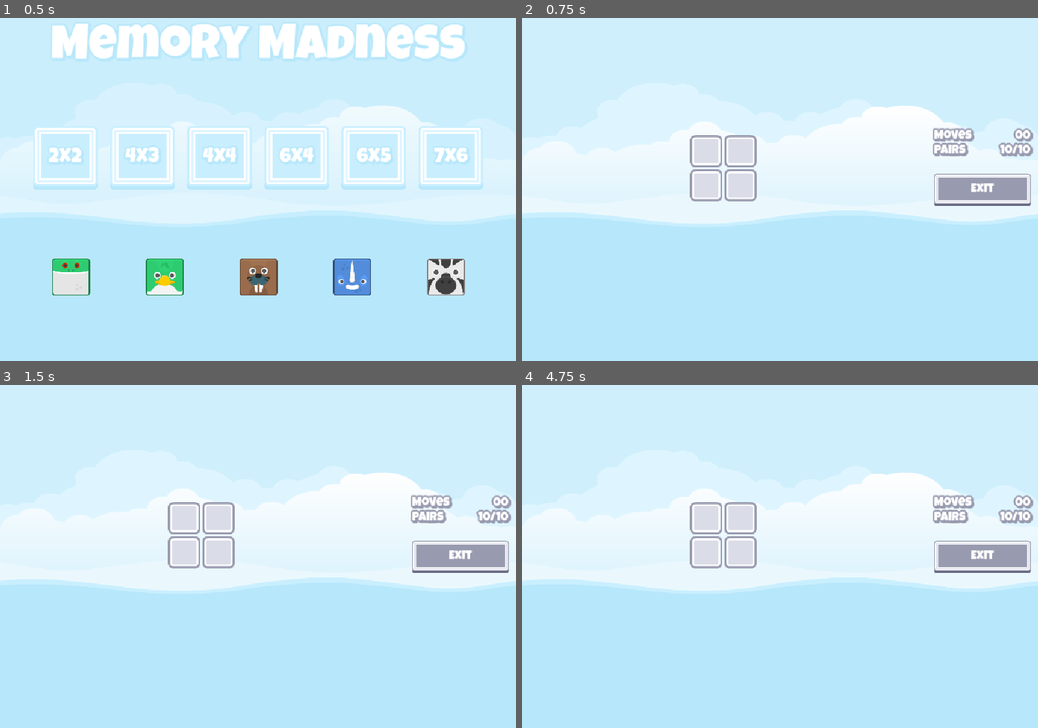
Above: before the commit, frames 1-4 (two rows, left to right).
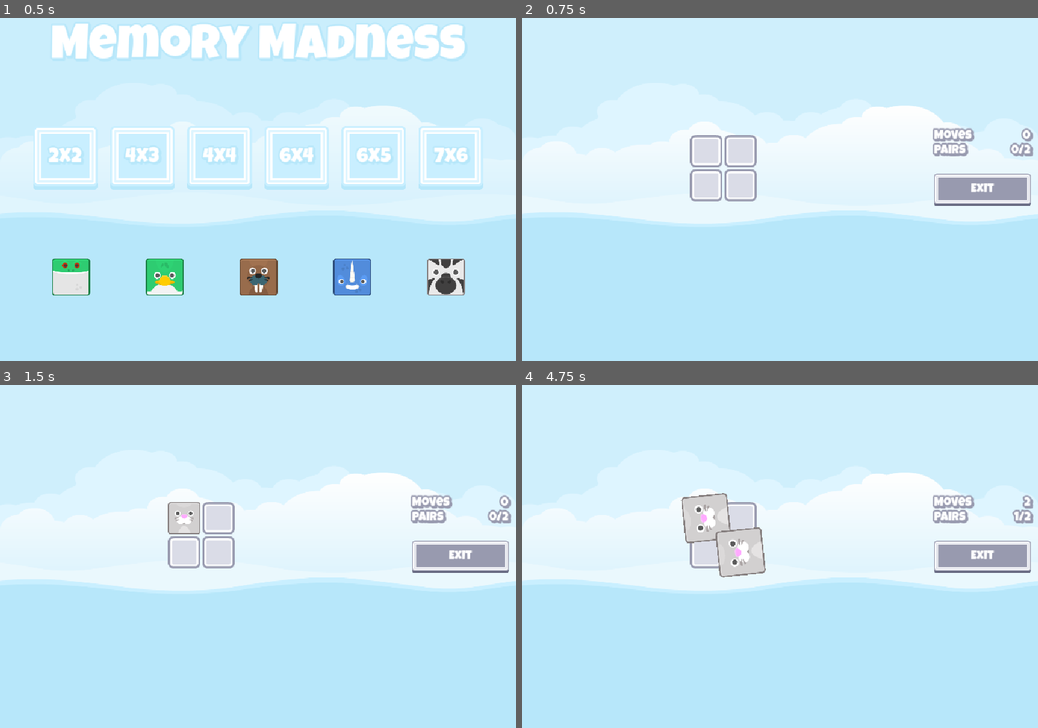
Above: after the commit, the same moments.

Repository: Edwin-Aguirre/Memory-Madness
Game: Godot game, scene res://scenes/master.tscn
Same seed, same stepped clock (60 frames per second), same inputs: the game is played once before the commit and once after it.
Inputs (mouse positions are in pixels of both pictures, inside the frame that each line leads up to):
- Up to frame 1 (0.5 s): no input
- Up to frame 2 (0.75 s): click "2x2" at 0.5 s
- Up to frame 3 (1.5 s): click (185, 518) at 1.25 s
- Up to frame 4 (4.75 s): click (738, 518) at 2.02 s; click (707, 553) at 2.77 s; click (738, 553) at 3.52 s; click (707, 518) at 4.25 s

Frame 1 is identical in both runs. In frame 2, 0.2% of the frame differs, in the area x 92-100%, y 32-41%; in frame 3, 0.6%; in frame 4, 2.3%, in the area x 30-100%, y 31-57%.

Commit message:
Added Tile Matching

Diff:
--- a/classes/level_setting_resource.gd
+++ b/classes/level_setting_resource.gd
@@ -22,4 +22,5 @@
 
 
 func get_target_pairs() -> int:
+	@warning_ignore("integer_division")
 	return (rows * cols) / 2
--- a/globals/signal_hub.gd
+++ b/globals/signal_hub.gd
@@ -3,6 +3,8 @@
 
 signal on_level_selected(level_num: int)
 signal on_game_exit_pressed
+signal on_tile_selected(tile: MemoryTile)
+signal on_game_over(moves_taken: int)
 
 
 func emit_on_level_selected(level_num: int) -> void:
@@ -11,3 +13,11 @@
 
 func emit_on_game_exit_pressed() -> void:
 	on_game_exit_pressed.emit()
+
+
+func emit_on_tile_selected(tile: MemoryTile) -> void:
+	on_tile_selected.emit(tile)
+
+
+func emit_on_game_over(moves_taken: int) -> void:
+	on_game_over.emit(moves_taken)
--- /dev/null
+++ b/resources/game_over_text.tres
@@ -0,0 +1,12 @@
+[gd_resource type="LabelSettings" load_steps=2 format=3 uid="uid://iqvtctjqg2dr"]
+
+[ext_resource type="FontFile" uid="uid://c2qxfgw30bx0k" path="res://assets/fonts/LuckiestGuy-Regular.ttf" id="1_mj0yo"]
+
+[resource]
+font = ExtResource("1_mj0yo")
+font_size = 96
+outline_size = 12
+outline_color = Color(0.596078, 0.603922, 0.686275, 1)
+shadow_size = 10
+shadow_color = Color(0.596078, 0.603922, 0.686275, 1)
+shadow_offset = Vector2(3, 3)
--- a/scenes/game.tscn
+++ b/scenes/game.tscn
@@ -1,10 +1,12 @@
-[gd_scene load_steps=6 format=3 uid="uid://swepxc7wp434"]
+[gd_scene load_steps=8 format=3 uid="uid://swepxc7wp434"]
 
 [ext_resource type="Script" uid="uid://ccepy0cnobb4e" path="res://scripts/game.gd" id="1_p57ef"]
 [ext_resource type="LabelSettings" uid="uid://bmqjdjpt030nq" path="res://resources/game_ui_text.tres" id="2_lnu2h"]
 [ext_resource type="Texture2D" uid="uid://bcp37muwpoct1" path="res://assets/ui/button_rectangle_depth_border.png" id="3_iywne"]
 [ext_resource type="Texture2D" uid="uid://b6mbqywwba2nd" path="res://assets/ui/button_rectangle_flat.png" id="4_p57ef"]
 [ext_resource type="Texture2D" uid="uid://dn321yu7sdwra" path="res://assets/ui/button_rectangle_depth_flat.png" id="5_u5sy4"]
+[ext_resource type="PackedScene" uid="uid://dcfkaw3vw0s6u" path="res://scenes/scorer.tscn" id="6_p57ef"]
+[ext_resource type="PackedScene" uid="uid://dlu6niut31w52" path="res://scenes/game_over_ui.tscn" id="7_u5sy4"]
 
 [node name="Game" type="Control"]
 layout_mode = 3
@@ -91,4 +93,12 @@
 horizontal_alignment = 1
 vertical_alignment = 1
 
+[node name="Scorer" parent="." instance=ExtResource("6_p57ef")]
+
+[node name="Sound" type="AudioStreamPlayer" parent="."]
+
+[node name="GameOverUI" parent="." instance=ExtResource("7_u5sy4")]
+visible = false
+layout_mode = 1
+
 [connection signal="pressed" from="HB/MC/VB/ExitButton" to="." method="_on_exit_button_pressed"]
--- /dev/null
+++ b/scenes/game_over_ui.tscn
@@ -0,0 +1,63 @@
+[gd_scene load_steps=5 format=3 uid="uid://dlu6niut31w52"]
+
+[ext_resource type="Texture2D" uid="uid://cm2s500xrmuul" path="res://assets/ui/check_square_color.png" id="1_lk38d"]
+[ext_resource type="Script" uid="uid://b6bc7bspax6sq" path="res://scripts/game_over_ui.gd" id="1_nbgkd"]
+[ext_resource type="LabelSettings" uid="uid://iqvtctjqg2dr" path="res://resources/game_over_text.tres" id="2_nbgkd"]
+[ext_resource type="LabelSettings" uid="uid://bmqjdjpt030nq" path="res://resources/game_ui_text.tres" id="3_cotc0"]
+
+[node name="GameOverUI" type="Control"]
+layout_mode = 3
+anchors_preset = 15
+anchor_right = 1.0
+anchor_bottom = 1.0
+grow_horizontal = 2
+grow_vertical = 2
+mouse_filter = 2
+script = ExtResource("1_nbgkd")
+
+[node name="NinePatchRect" type="NinePatchRect" parent="."]
+layout_mode = 1
+anchors_preset = 8
+anchor_left = 0.5
+anchor_top = 0.5
+anchor_right = 0.5
+anchor_bottom = 0.5
+offset_left = -256.0
+offset_top = -180.0
+offset_right = 256.0
+offset_bottom = 180.0
+grow_horizontal = 2
+grow_vertical = 2
+texture = ExtResource("1_lk38d")
+patch_margin_left = 10
+patch_margin_top = 10
+patch_margin_right = 10
+patch_margin_bottom = 10
+
+[node name="VB" type="VBoxContainer" parent="."]
+layout_mode = 1
+anchors_preset = 8
+anchor_left = 0.5
+anchor_top = 0.5
+anchor_right = 0.5
+anchor_bottom = 0.5
+offset_left = -20.0
+offset_top = -20.0
+offset_right = 20.0
+offset_bottom = 20.0
+grow_horizontal = 2
+grow_vertical = 2
+
+[node name="Label" type="Label" parent="VB"]
+layout_mode = 2
+text = "You Win"
+label_settings = ExtResource("2_nbgkd")
+horizontal_alignment = 1
+vertical_alignment = 1
+
+[node name="MovesLabel" type="Label" parent="VB"]
+layout_mode = 2
+text = "moves"
+label_settings = ExtResource("3_cotc0")
+horizontal_alignment = 1
+vertical_alignment = 1
--- /dev/null
+++ b/scenes/scorer.tscn
@@ -0,0 +1,14 @@
+[gd_scene load_steps=2 format=3 uid="uid://dcfkaw3vw0s6u"]
+
+[ext_resource type="Script" uid="uid://dpq1ar3nd5ffg" path="res://scripts/scorer.gd" id="1_fxg3i"]
+
+[node name="Scorer" type="Node"]
+script = ExtResource("1_fxg3i")
+
+[node name="Sound" type="AudioStreamPlayer" parent="."]
+
+[node name="RevealTimer" type="Timer" parent="."]
+wait_time = 1.2
+one_shot = true
+
+[connection signal="timeout" from="RevealTimer" to="." method="_on_reveal_timer_timeout"]
--- a/scripts/game.gd
+++ b/scripts/game.gd
@@ -2,7 +2,14 @@
 
 
 @onready var tile_grid: GridContainer = $HB/TileGrid
+@onready var sound: AudioStreamPlayer = $Sound
+@onready var scorer: Scorer = $Scorer
+@onready var moves_label: Label = $HB/MC/VB/HB/MovesLabel
+@onready var pairs_label: Label = $HB/MC/VB/HB2/PairsLabel
+
+
 const MEMORY_TILE = preload("res://scenes/memory_tile.tscn")
+
 
 # Called when the node enters the scene tree for the first time.
 func _ready() -> void:
@@ -11,6 +18,11 @@
 
 func _enter_tree() -> void:
 	SignalHub.on_level_selected.connect(on_level_selected)
+
+
+func _process(_delta: float) -> void:
+	moves_label.text = scorer.get_moves_made_str()
+	pairs_label.text = scorer.get_pairs_made_str()
 
 
 func add_memory_tile(image: Texture2D) -> void:
@@ -27,9 +39,11 @@
 	for im in lds.get_selected_images():
 		add_memory_tile(im)
 
+	scorer.clear_new_game(lds.get_target_pairs())
+
 
 func _on_exit_button_pressed() -> void:
 	for t in tile_grid.get_children():
 		t.queue_free()
-
+	SoundManager.play_button_click(sound)
 	SignalHub.emit_on_game_exit_pressed()
--- /dev/null
+++ b/scripts/game_over_ui.gd
@@ -0,0 +1,19 @@
+extends Control
+
+
+@onready var moves_label: Label = $VB/MovesLabel
+
+
+# Called when the node enters the scene tree for the first time.
+func _ready() -> void:
+	SignalHub.on_game_over.connect(on_game_over)
+	SignalHub.on_game_exit_pressed.connect(on_game_exit_pressed)
+
+
+func on_game_over(moves_made: int) -> void:
+	moves_label.text = "You took %d moves" % moves_made
+	show()
+
+
+func on_game_exit_pressed() -> void:
+	hide()
--- a/scripts/level_button.gd
+++ b/scripts/level_button.gd
@@ -4,6 +4,7 @@
 @export var level_number: int = 1
 
 @onready var label: Label = $Label
+@onready var sound: AudioStreamPlayer = $Sound
 
 
 # Called when the node enters the scene tree for the first time.
@@ -18,3 +19,4 @@
 
 func _on_pressed() -> void:
 	SignalHub.emit_on_level_selected(level_number)
+	SoundManager.play_button_click(sound)
--- a/scripts/memory_tile.gd
+++ b/scripts/memory_tile.gd
@@ -20,5 +20,23 @@
 	item_image.texture = image
 
 
+func matches_other_tile(other: MemoryTile) -> bool:
+	return other != self and other.item_image.texture == item_image.texture
+
+
+func kill_on_success() -> void:
+	z_index = 1
+	var tween: Tween = create_tween()
+	tween.set_parallel(true)
+	tween.tween_property(self, "disabled", true, 0)
+	tween.tween_property(self, "rotation_degrees", 720, 0.5)
+	tween.tween_property(self, "scale", Vector2(1.5, 1.5), 0.5)
+	tween.set_parallel(false)
+	tween.tween_interval(0.6)
+	tween.tween_property(self, "scale", Vector2.ZERO, 0)
+
+
 func _on_pressed() -> void:
-	pass # Replace with function body.
+	if Scorer.selected_enabled:
+		reveal(true)
+		SignalHub.emit_on_tile_selected(self)
--- /dev/null
+++ b/scripts/scorer.gd
@@ -0,0 +1,85 @@
+extends Node
+
+
+class_name Scorer
+
+
+@onready var sound: AudioStreamPlayer = $Sound
+@onready var reveal_timer: Timer = $RevealTimer
+
+
+static var selected_enabled: bool = true
+
+
+var selections: Array[MemoryTile]
+var _target_pairs: int = 0
+var moves_made: int = 0
+var pairs_made: int = 0
+
+
+func _enter_tree() -> void:
+	SignalHub.on_tile_selected.connect(on_tile_selected)
+	SignalHub.on_game_exit_pressed.connect(on_game_exit_pressed)
+
+
+
+func get_moves_made_str() -> String:
+	return str(moves_made)
+
+
+func get_pairs_made_str() -> String:
+	return "%d/%d" % [pairs_made, _target_pairs]
+
+
+func clear_new_game(target_pairs: int) -> void:
+	selections.clear()
+	_target_pairs = target_pairs
+	moves_made = 0
+	pairs_made = 0
+	selected_enabled = true
+
+
+func check_for_pair() -> void:
+	moves_made += 1
+	if selections[0].matches_other_tile(selections[1]) == true:
+		selections[0].kill_on_success()
+		selections[1].kill_on_success()
+		pairs_made += 1
+		SoundManager.play_sound(sound, SoundManager.SOUND_SUCCESS)
+
+
+func process_pair() -> void:
+	if selections.size() != 2:
+		return
+
+	selected_enabled = false
+	reveal_timer.start()
+	check_for_pair()
+
+
+func check_game_over() -> void:
+	if pairs_made == _target_pairs:
+		selected_enabled = false
+		SignalHub.emit_on_game_over(moves_made)
+	else:
+		selected_enabled = true
+
+
+func on_tile_selected(tile: MemoryTile) -> void:
+	if tile in selections:
+		return
+
+	selections.append(tile)
+	SoundManager.play_tile_click(sound)
+	process_pair()
+
+
+func on_game_exit_pressed() -> void:
+	reveal_timer.stop()
+
+
+func _on_reveal_timer_timeout() -> void:
+	for s in selections:
+		s.reveal(false)
+	selections.clear()
+	check_game_over()
Not shown, added: scripts/game_over_ui.gd.uid
Not shown, added: scripts/scorer.gd.uid
